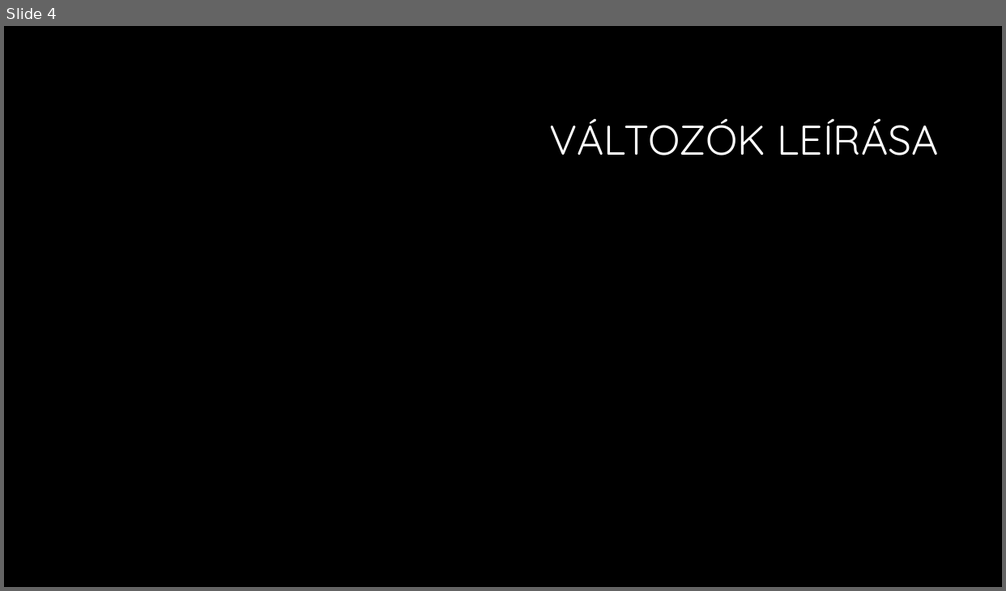
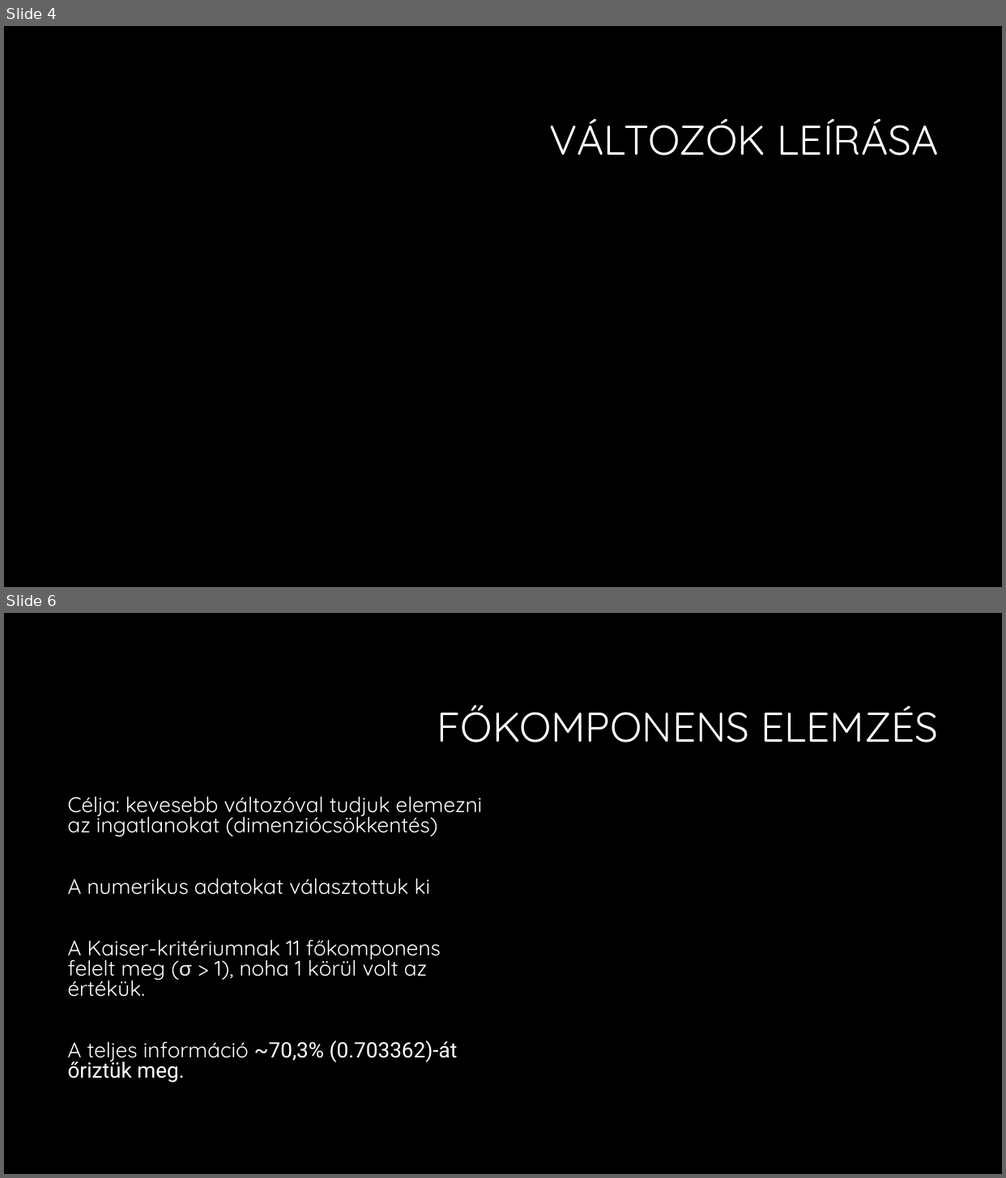
Before and after one commit to DLeves/TobbvaltPet, a slide deck: Prezi.pptx. Shown one above the other, each under a label of ours: slide 4 before the commit, slides 4 and 6 after it; the slides between them are not shown. The pictures are 1006x591 and 1006x1178 pixels, drawn with LibreOffice and Linux fonts; fonts in the diff are those of the drawing; background and template pictures are left out. Boxes give left, top, right and bottom in pixels: in the first picture for what was removed or moved away, otherwise in the second. Text is boxed around its words. In the diff, an @@ line names an element or a change of style, - is before the commit and + after.

```diff
--- a/Prezi.pptx
+++ b/Prezi.pptx
@@ slide 6 added at (4,613,1002,1174), background #000000 @@
@@ title added at (437,705,938,743), 40 pt, text #FFFFFF @@
+FŐKOMPONENS ELEMZÉS
@@ text added at (68,796,483,1083), 20.4 pt, text #FFFFFF @@
+Célja: kevesebb változóval tudjuk elemezni az ingatlanokat (dimenziócsökkentés)
+A numerikus adatokat választottuk ki
+A Kaiser-kritériumnak 11 főkomponens felelt meg (σ > 1), noha 1 körül volt az értékük.
+A teljes információ ~70,3% (0.703362)-át őriztük meg.
```
Also in this commit, not shown: 2 other slides added.
